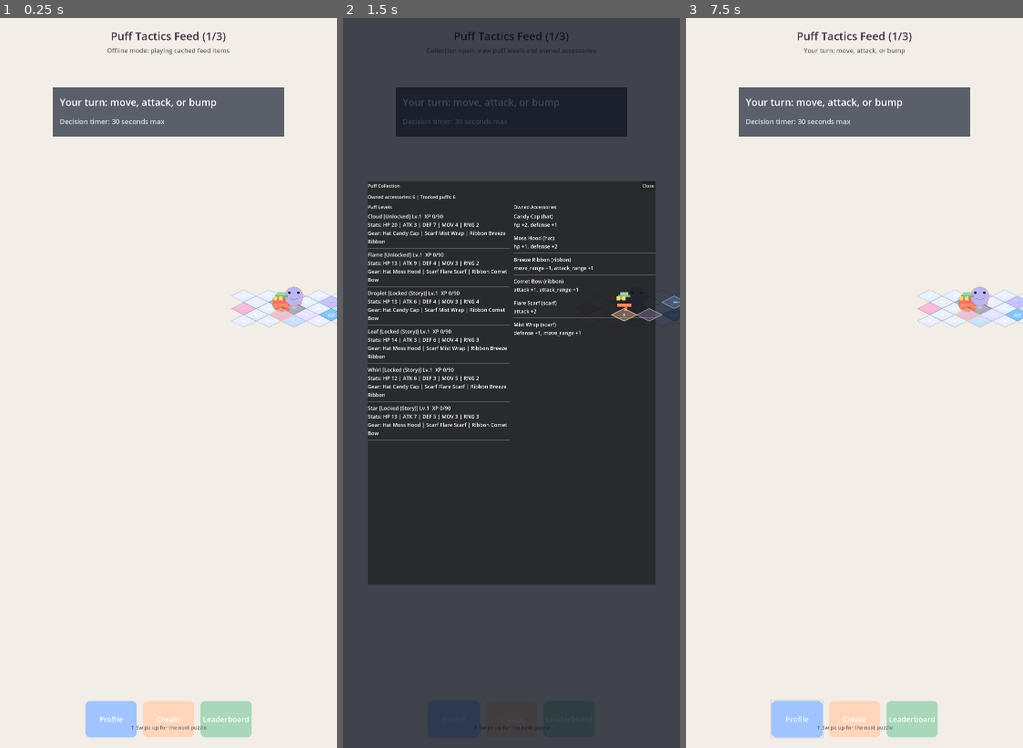
Above: before the commit, frames 1-3 (left to right).
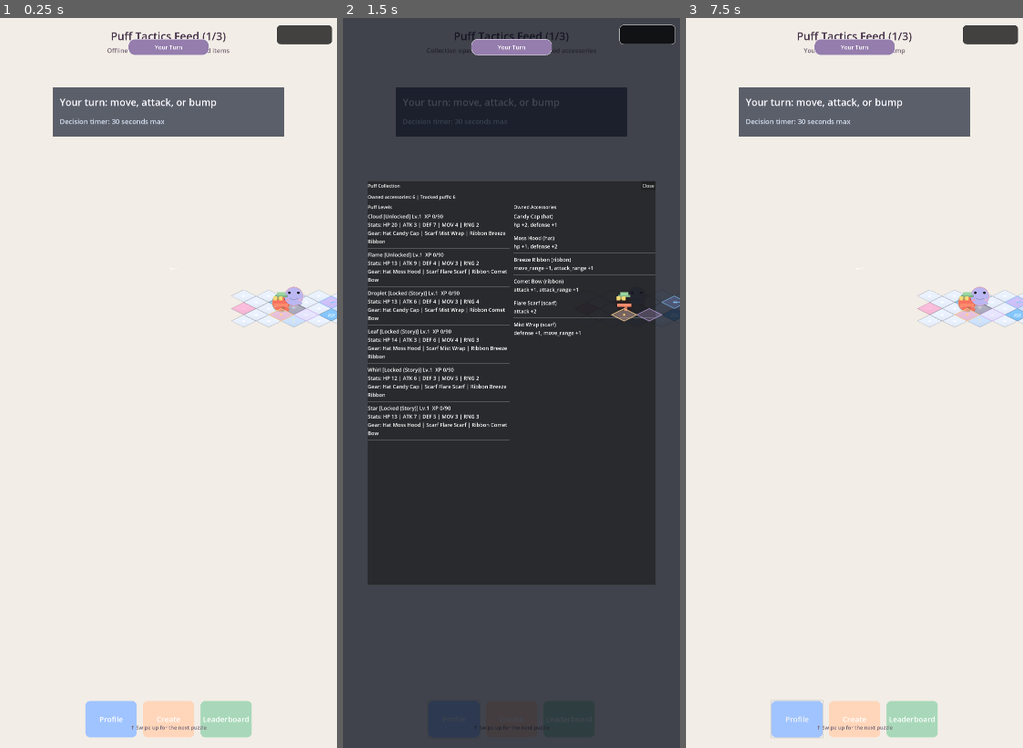
Above: after the commit, the same moments.

Repository: fivestar1103/puff-tactics
Game: Godot game, scene res://src/scenes/feed/FeedMain.tscn
The game is run twice, just before and just after one commit, with the same random seed, the same clock (stepped at 60 frames per second) and the same inputs.
Inputs (mouse positions are in pixels of both pictures, inside the frame that each line leads up to):
- Up to frame 1 (0.25 s): no input
- Up to frame 2 (1.5 s): click "Profile" at 0.5 s; click "Create" at 1.25 s
- Up to frame 3 (7.5 s): click "Leaderboard" at 2 s; click "Profile" at 2.75 s; click "Create" at 3.5 s; click "Leaderboard" at 4.25 s; click "Profile" at 5 s; click "Create" at 5.75 s; click "Leaderboard" at 6.5 s; tap Enter at 7.25 s; move the mouse to (928, 346) at 7.27 s; click (928, 346) at 7.42 s

The runs differ from the first frame. In frame 1, 0.9% of the frame differs, in the area x 38-99%, y 1-6%; in frame 2, 1.0%, in the area x 38-99%, y 0-6%; in frame 3, 0.9%.
Error after the commit: Invalid assignment of property or key 'horizontal_alignment' with value of type 'int' on a base object of type 'null instance'. (res://src/scripts/ui/battle_hu…

Commit message:
feat(US-025): Battle HUD with turn banner and result overlay

Diff:
--- a/ralph/prd.json
+++ b/ralph/prd.json
@@ -480,8 +480,8 @@
         "All .gd scripts have no syntax errors"
       ],
       "priority": 25,
-      "passes": false,
-      "notes": "",
+      "passes": true,
+      "notes": "Added HUD to TurnBattle.tscn with CanvasLayer/HudLayer and TurnBanner, ScorePanel, ResultOverlay nodes. Created src/scripts/ui/battle_hud.gd on HudLayer to drive UI from TurnManager phase_changed and battle_ended signals, showing turn banners ('Your Turn', 'Enemy Turn', 'Resolving...') and victory/defeat result overlay. Styled HUD elements via VisualTheme helpers and GDD palette constants, and added TurnManager.battle_ended(StringName) signal to support battle completion HUD state.",
       "dependsOn": ["US-021"]
     },
     {
--- a/src/scenes/battle/TurnBattle.tscn
+++ b/src/scenes/battle/TurnBattle.tscn
@@ -1,8 +1,9 @@
-[gd_scene load_steps=4 format=3]
+[gd_scene load_steps=5 format=3]
 
 [ext_resource type="PackedScene" path="res://src/scenes/maps/BattleMap.tscn" id="1_nj67n"]
 [ext_resource type="Script" path="res://src/scripts/core/turn_manager.gd" id="2_58ceu"]
 [ext_resource type="Script" path="res://src/scripts/ai/enemy_intent.gd" id="3_s4lgc"]
+[ext_resource type="Script" path="res://src/scripts/ui/battle_hud.gd" id="4_1g5h4"]
 
 [node name="TurnBattle" type="Node2D"]
 
@@ -16,3 +17,20 @@
 script = ExtResource("3_s4lgc")
 battle_map_path = NodePath("../BattleMap")
 turn_manager_path = NodePath("../TurnManager")
+
+[node name="HudLayer" type="CanvasLayer" parent="."]
+script = ExtResource("4_1g5h4")
+turn_manager_path = NodePath("../TurnManager")
+
+[node name="TurnBanner" type="Label" parent="HudLayer"]
+
+[node name="ScorePanel" type="PanelContainer" parent="HudLayer"]
+
+[node name="ScoreLabel" type="Label" parent="ScorePanel"]
+text = "Turn 1"
+
+[node name="ResultOverlay" type="ColorRect" parent="HudLayer"]
+visible = false
+color = Color(0, 0, 0, 0.45)
+
+[node name="ResultLabel" type="Label" parent="ResultOverlay"]
--- a/src/scripts/core/turn_manager.gd
+++ b/src/scripts/core/turn_manager.gd
@@ -2,6 +2,7 @@
 class_name TurnManager
 
 signal phase_changed(phase: StringName, active_side: StringName, turn_number: int)
+signal battle_ended(winner: StringName)
 signal puff_selected(puff: Puff)
 signal action_resolved(side: StringName, action_payload: Dictionary)
 
@@ -224,6 +225,7 @@
 	_battle_has_ended = true
 	_is_action_locked = false
 	_is_resolving_bump = false
+	emit_signal("battle_ended", winner)
 	_emit_signal_bus("battle_ended", [winner])
 	set_process_unhandled_input(false)
 	_clear_selection()
--- /dev/null
+++ b/src/scripts/ui/battle_hud.gd
@@ -0,0 +1,152 @@
+extends CanvasLayer
+
+@export var turn_manager_path: NodePath = NodePath("../TurnManager")
+
+const TEAM_PLAYER: StringName = &"player"
+const TEAM_ENEMY: StringName = &"enemy"
+
+@onready var _turn_banner: Label = $TurnBanner
+@onready var _score_panel: PanelContainer = $ScorePanel
+@onready var _score_label: Label = $ScorePanel/ScoreLabel
+@onready var _result_overlay: ColorRect = $ResultOverlay
+@onready var _result_label: Label = $ResultOverlay/ResultLabel
+
+var _turn_manager: TurnManager
+
+
+func _ready() -> void:
+	_resolve_turn_manager()
+	_configure_layout()
+	_apply_styles()
+	_connect_turn_manager_signals()
+	_set_turn_banner_text(TEAM_PLAYER, 1, TurnManager.PHASE_PLAYER_SELECT)
+	_hide_result_overlay()
+
+
+func _resolve_turn_manager() -> void:
+	if turn_manager_path == NodePath():
+		return
+
+	var candidate: Node = get_node_or_null(turn_manager_path)
+	if candidate is TurnManager:
+		_turn_manager = candidate
+
+
+func _configure_layout() -> void:
+	_configure_turn_banner_layout()
+	_configure_score_panel_layout()
+	_configure_result_overlay_layout()
+
+
+func _configure_turn_banner_layout() -> void:
+	_turn_banner.anchor_left = 0.5
+	_turn_banner.anchor_right = 0.5
+	_turn_banner.anchor_top = 0.04
+	_turn_banner.anchor_bottom = 0.04
+	_turn_banner.offset_left = -140.0
+	_turn_banner.offset_top = -28.0
+	_turn_banner.offset_right = 140.0
+	_turn_banner.offset_bottom = 28.0
+	_turn_banner.horizontal_alignment = HORIZONTAL_ALIGNMENT_CENTER
+	_turn_banner.vertical_alignment = VERTICAL_ALIGNMENT_CENTER
+	_turn_banner.text = ""
+	_turn_banner.size_flags_horizontal = Control.SIZE_SHRINK_CENTER
+	_turn_banner.size_flags_vertical = Control.SIZE_SHRINK_CENTER
+
+
+func _configure_score_panel_layout() -> void:
+	_score_panel.set_anchors_preset(Control.PRESET_TOP_RIGHT)
+	_score_panel.offset_left = -210.0
+	_score_panel.offset_top = 24.0
+	_score_panel.offset_right = -16.0
+	_score_panel.offset_bottom = 92.0
+	_score_panel.size_flags_vertical = Control.SIZE_SHRINK_BEGIN
+	_score_panel.size_flags_horizontal = Control.SIZE_SHRINK_END
+
+	_score_label.horizontal_alignment = HORIZONTAL_ALIGNMENT_CENTER
+	_score_label.vertical_alignment = VERTICAL_ALIGNMENT_CENTER
+	_score_label.text = "Turn 1"
+	_score_label.mouse_filter = Control.MOUSE_FILTER_IGNORE
+
+
+func _configure_result_overlay_layout() -> void:
+	_result_overlay.set_anchors_preset(Control.PRESET_FULL_RECT)
+	_result_overlay.mouse_filter = Control.MOUSE_FILTER_IGNORE
+
+	_result_label.horizontal_alignment = HORIZONTAL_ALIGNMENT_CENTER
+	_result_label.vertical_alignment = VERTICAL_ALIGNMENT_CENTER
+	_result_label.text = ""
+	_result_label.autowrap_mode = TextServer.AUTOWRAP_WORD
+	_result_label.set_anchors_preset(Control.PRESET_CENTER)
+	_result_label.offset_left = -220.0
+	_result_label.offset_top = -64.0
+	_result_label.offset_right = 220.0
+	_result_label.offset_bottom = 64.0
+
+
+func _apply_styles() -> void:
+	VisualTheme.apply_label_theme(_turn_banner, Constants.FONT_SIZE_HUD, Color.WHITE)
+	var banner_box: StyleBoxFlat = VisualTheme.create_panel_stylebox(
+		Constants.PALETTE_LAVENDER,
+		22,
+		Color.WHITE
+	)
+	_turn_banner.add_theme_stylebox_override("normal", banner_box)
+
+	var panel_box: StyleBoxFlat = VisualTheme.create_panel_stylebox(
+		Constants.COLOR_BG_DARK_OVERLAY,
+		14,
+		Color.WHITE
+	)
+	_score_panel.add_theme_stylebox_override("panel", panel_box)
+	VisualTheme.apply_label_theme(_score_label, Constants.FONT_SIZE_BODY, Constants.COLOR_TEXT_LIGHT)
+
+	_result_overlay.color = Constants.COLOR_BG_DARK_OVERLAY
+	VisualTheme.apply_label_theme(_result_label, Constants.FONT_SIZE_TITLE, Color.WHITE)
+	_result_label.add_theme_color_override("font_shadow_color", Color(0.0, 0.0, 0.0, 0.4))
+	_result_label.add_theme_constant_override("shadow_offset_x", 2)
+	_result_label.add_theme_constant_override("shadow_offset_y", 2)
+	_result_label.add_theme_color_override("font_outline_color", Color(0.0, 0.0, 0.0, 0.35))
+
+
+func _connect_turn_manager_signals() -> void:
+	if _turn_manager == null:
+		return
+
+	if not _turn_manager.phase_changed.is_connected(_on_turn_manager_phase_changed):
+		_turn_manager.phase_changed.connect(_on_turn_manager_phase_changed)
+	if not _turn_manager.battle_ended.is_connected(_on_turn_manager_battle_ended):
+		_turn_manager.battle_ended.connect(_on_turn_manager_battle_ended)
+
+
+func _on_turn_manager_phase_changed(phase: StringName, active_side: StringName, turn_number: int) -> void:
+	_set_turn_banner_text(active_side, turn_number, phase)
+
+
+func _set_turn_banner_text(active_side: StringName, turn_number: int, phase: StringName) -> void:
+	match phase:
+		TurnManager.PHASE_PLAYER_SELECT, TurnManager.PHASE_PLAYER_ACTION:
+			_turn_banner.text = "Your Turn"
+		TurnManager.PHASE_ENEMY_ACTION:
+			_turn_banner.text = "Enemy Turn"
+		TurnManager.PHASE_RESOLVE:
+			_turn_banner.text = "Resolving..."
+		_:
+			if active_side == TEAM_PLAYER:
+				_turn_banner.text = "Your Turn"
+			else:
+				_turn_banner.text = "Enemy Turn"
+
+	_score_label.text = "Turn %d" % [turn_number]
+
+
+func _on_turn_manager_battle_ended(winner: StringName) -> void:
+	_result_overlay.visible = true
+	if winner == TEAM_PLAYER:
+		_result_label.text = "Victory!"
+	else:
+		_result_label.text = "Defeat"
+
+
+func _hide_result_overlay() -> void:
+	_result_overlay.visible = false
Not shown, changed: progress.txt
Not shown, changed: AGENTS.md
